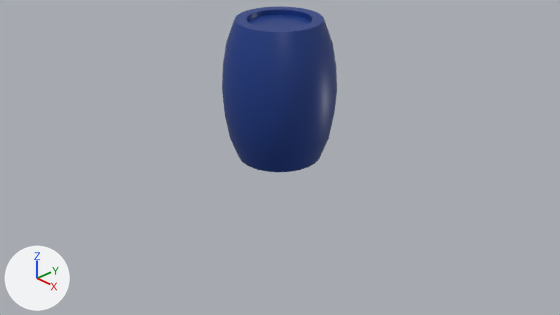
What one commit did to the Blender file data/Assets/Meshes/Parts/Barrel.blend.
Both versions are drawn from the file's camera 'Camera'. The lights are fixed; the arrows at lower left show +X, +Y and +Z.
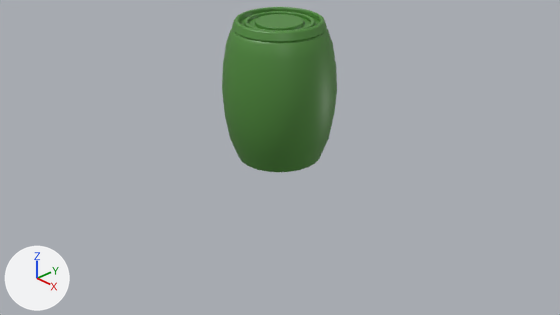
What differs and where, as boxes [x1, y1, x2, y2] in the pictures (560 x 315 px):
'Cylinder', recoloured, reshaped (blue to green): before [222, 6, 337, 172]; after [222, 7, 337, 172]
part 1 of me_cylinder, built on: before [226, 6, 333, 60]; after [226, 7, 333, 60]

What the commit changed:
Material 'm_barrel' (mat_m_barrel) changes colour from blue #153884 to green #4d8a38; in linear values from (0.00747, 0.0392, 0.23) to (0.0751, 0.253, 0.0398).
me_cylinder is used by ob_cylinder; location (0.0, 0.0, 1.0).
me_cylinder had 216 vertices, 194 faces and spanned x -0.8..0.8, y -0.8..0.8, z -1.0..1.0.
me_cylinder now has 432 vertices, 410 faces and spans x -0.8..0.8, y -0.8..0.8, z -1.0..1.0.
Part 1, on me_cylinder:
24 vertices are removed from x -0.44..0.44, y -0.44..0.44, z 0.93.
49 faces are deleted.
24 vertices move from x -0.44..0.44, y -0.44..0.44, z 1.0 to x -0.55..0.55, y -0.55..0.55, z 1.0.
144 vertices are added at x -0.65..0.65, y -0.65..0.65, z 0.84..0.93.
24 new vertices lie (0.0, 0.0, -0.07) away from vertices in x -0.44..0.44, y -0.44..0.44, z 1.0.
72 new vertices lie (0.0, 0.0, 0.04) away from vertices in x -0.47..0.47, y -0.47..0.47, z 0.93.
265 new faces join them.
